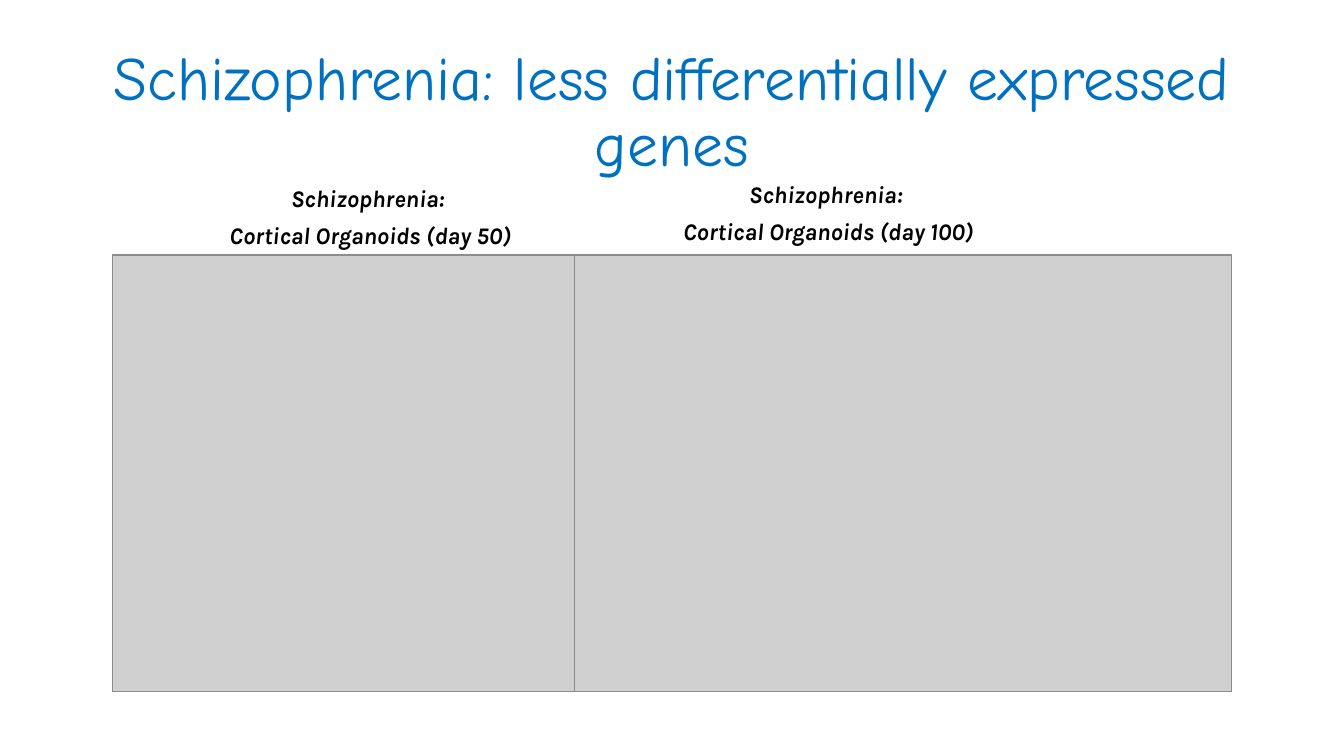
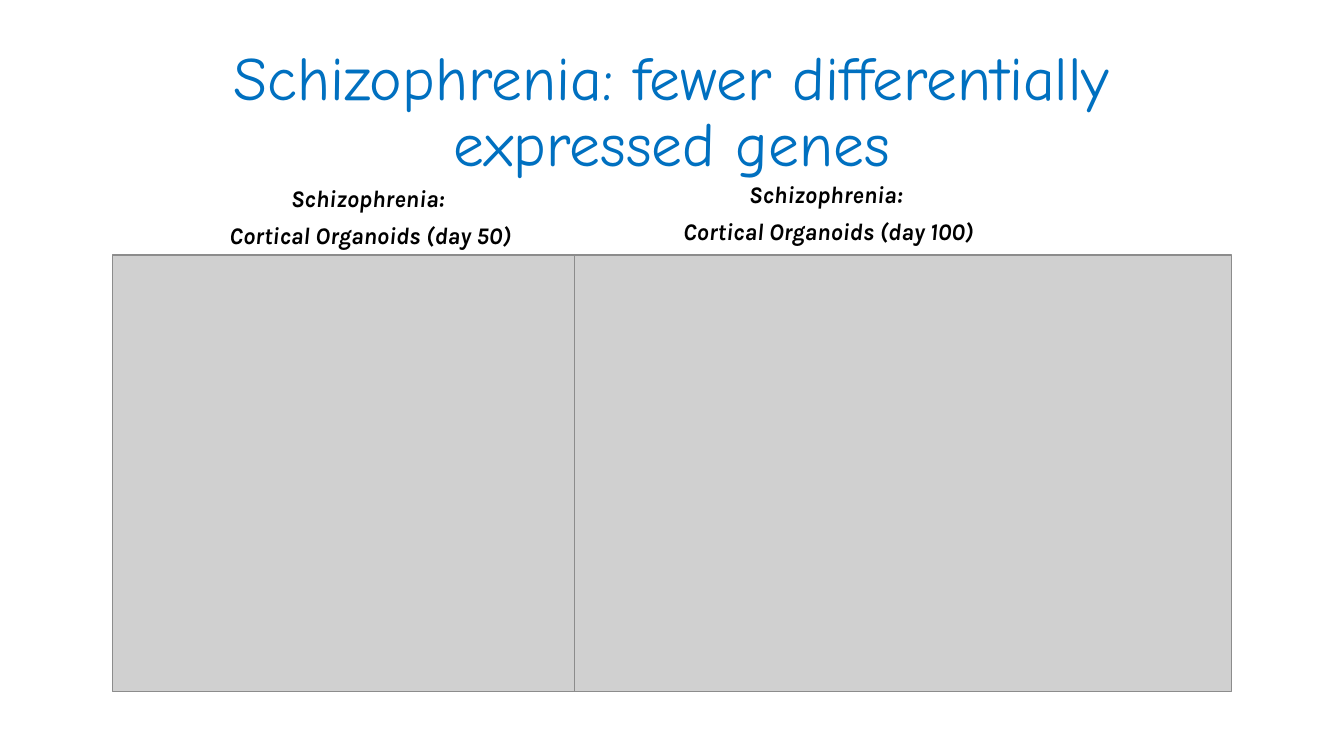
Before and after one commit to GilSasson1/DS_Project_WIS, a slide deck: slide 9 of presentation.pptx. Drawn at 1344x756 pixels with LibreOffice and Linux fonts; fonts in the diff are those of the drawing; grey boxes stand for pictures. Boxes give left, top, right and bottom in pixels: in the first picture for what was removed or moved away, otherwise in the second. Text is boxed around its words. In the diff, an @@ line names an element or a change of style, - is before the commit and + after.

```diff
--- a/presentation.pptx
+++ b/presentation.pptx
@@ title at (x1=234, y1=57, x2=1109, y2=178): text changed @@
-Schizophrenia: less differentially expressed genes
+Schizophrenia: fewer differentially expressed genes
```
Also in this commit, not shown: 8 other slides changed, 1 other file.
